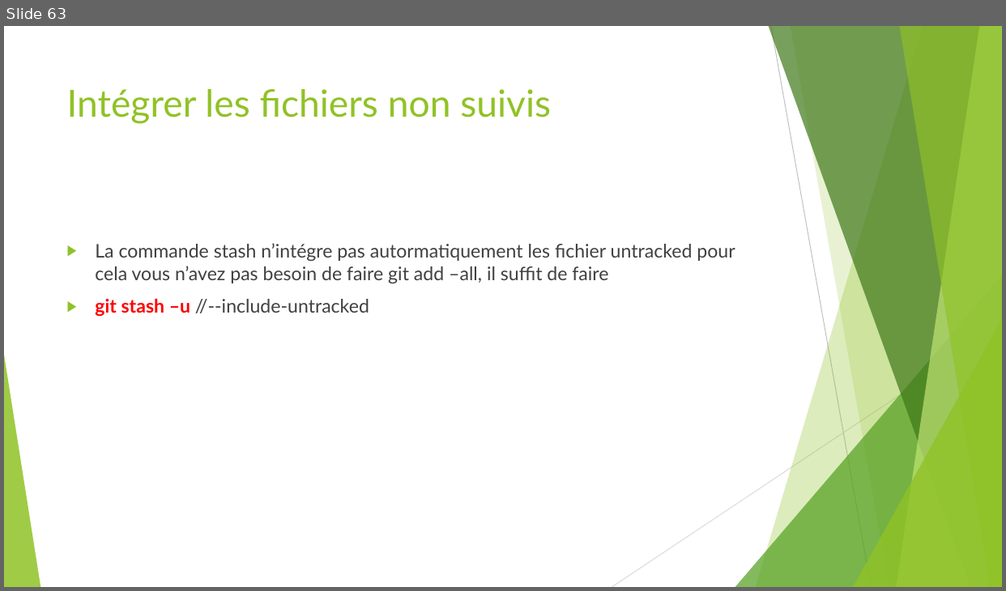
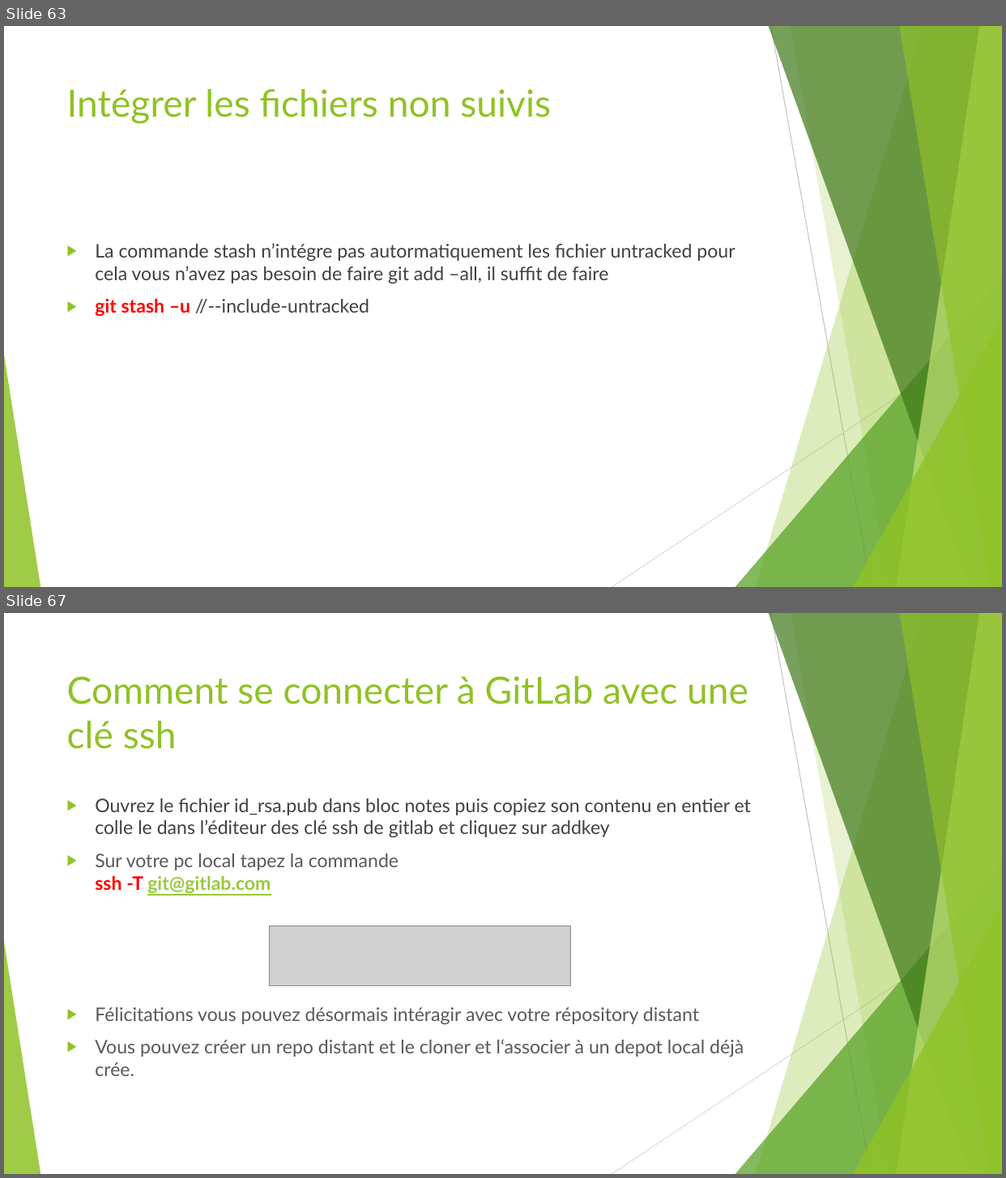
Before and after one commit to ousrah/DEV201, a slide deck: git/Formation Git.pptx. Shown one above the other, each under a label of ours: slide 63 before the commit, slides 63 and 67 after it; the slides between them are not shown. The pictures are 1006x591 and 1006x1178 pixels, drawn with LibreOffice and Linux fonts; fonts in the diff are those of the drawing; grey boxes stand for pictures. Boxes give left, top, right and bottom in pixels: in the first picture for what was removed or moved away, otherwise in the second. Text is boxed around its words. In the diff, an @@ line names an element or a change of style, - is before the commit and + after.

Commit message:
gitlab ssh

```diff
--- a/git/Formation Git.pptx
+++ b/git/Formation Git.pptx
@@ slide 67 added at (4, 613, 1002, 1174), background #FFFFFF; not listed: 10 template elements that a slide beside it also shows @@
@@ title added at (67, 676, 748, 749), 36 pt, text #90C226 @@
+Comment se connecter à GitLab avec une clé ssh
@@ text added at (95, 798, 751, 1076), 18 pt, text #595959 @@
+▶ Ouvrez le fichier id_rsa.pub dans bloc notes puis copiez son contenu en entier et colle le dans l’éditeur des clé ssh de gitlab et cliquez sur addkey
+▶ Sur votre pc local tapez la commande
+  ssh -T git@gitlab.com
+▶ Félicitations vous pouvez désormais intéragir avec votre répository distant
+▶ Vous pouvez créer un repo distant et le cloner et l‘associer à un depot local déjà crée.
@@ picture added at (270, 926, 571, 986) @@
```
Also in this commit, not shown: 1 slide changed, 3 other slides added.
